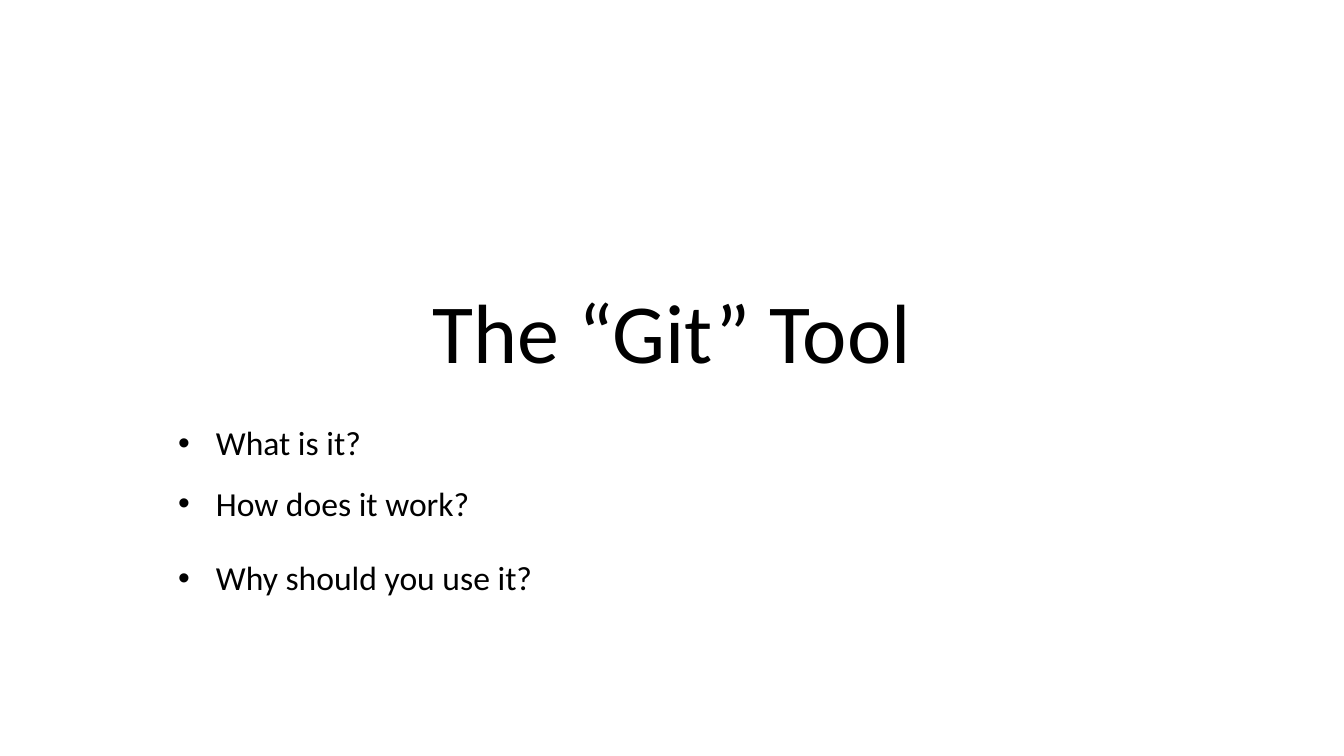
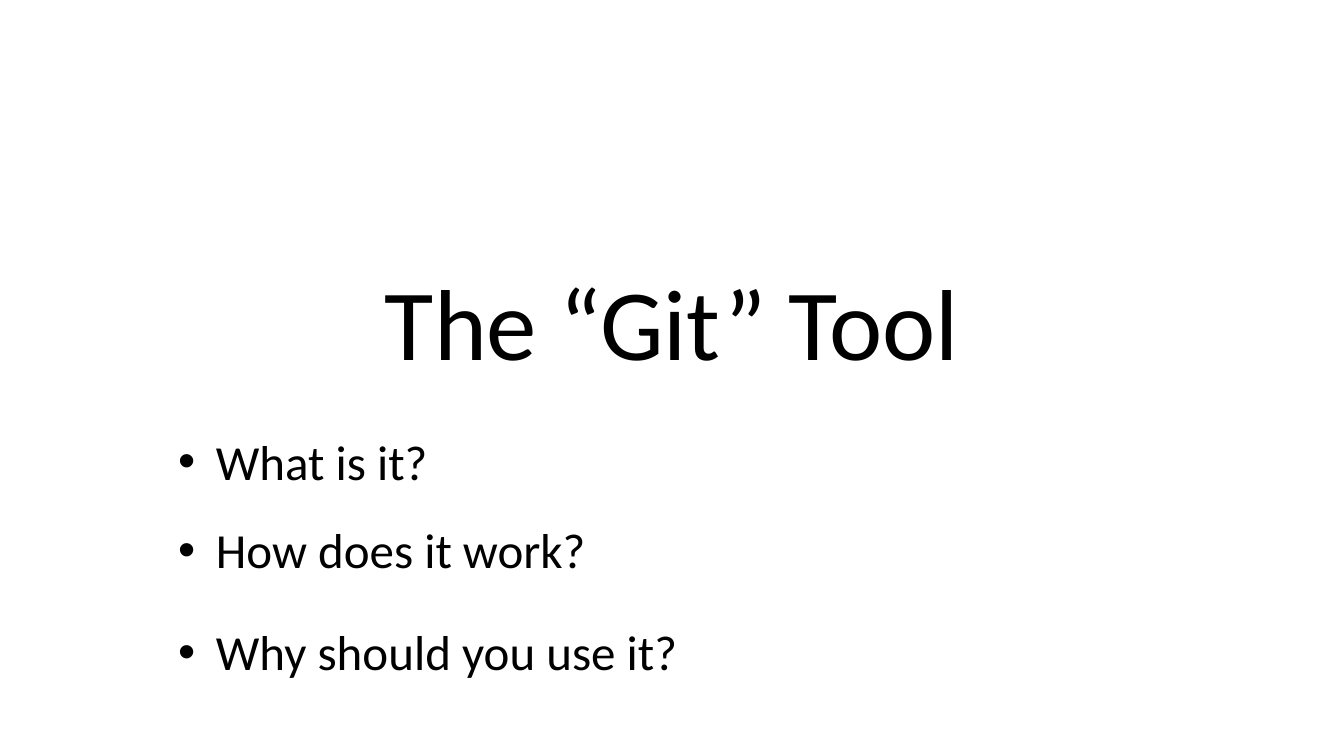
Before and after one commit to HunteRoi/git-training, a slide deck: slide 8 of Formation Git.pptx. Drawn at 1344x756 pixels with LibreOffice and Linux fonts; fonts in the diff are those of the drawing. Boxes give left, top, right and bottom in pixels: in the first picture for what was removed or moved away, otherwise in the second. Text is boxed around its words. In the diff, an @@ line names an element or a change of style, - is before the commit and + after.

```diff
--- a/Formation Git.pptx
+++ b/Formation Git.pptx
@@ title "The “Git” Tool" at box(385, 287, 958, 361): size 60 to 72 pt @@
@@ subtitle "What is it?" at box(216, 446, 677, 678): size 24 to 35 pt @@
```
Also in this commit, not shown: 32 other slides changed.
